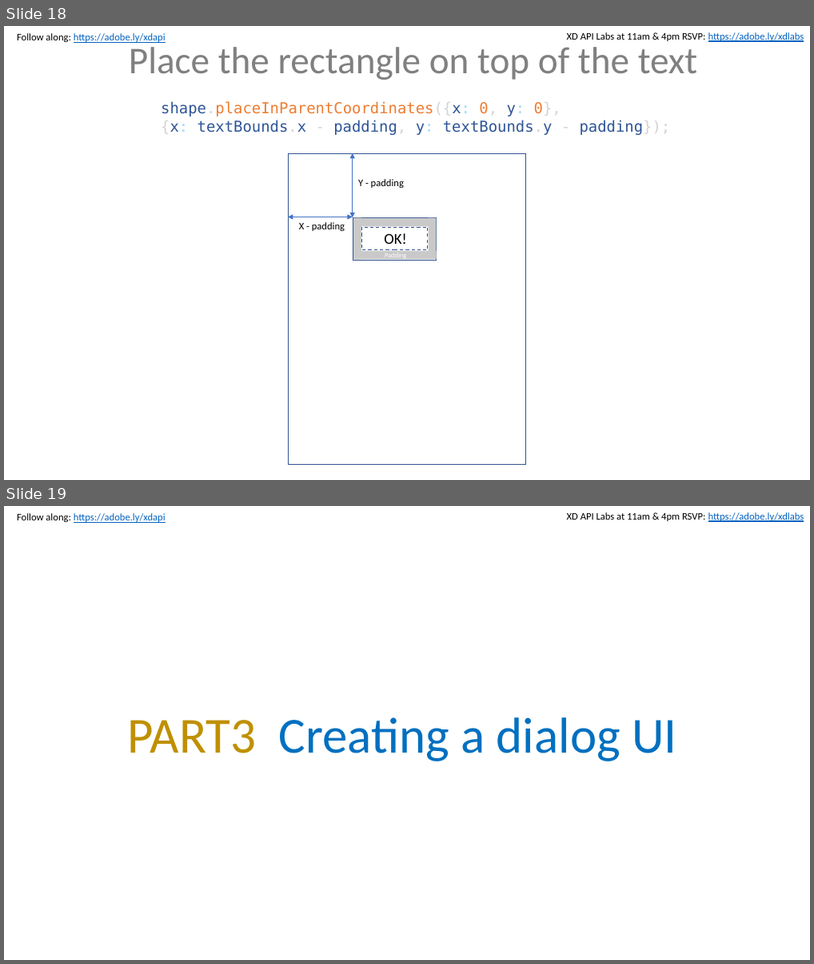
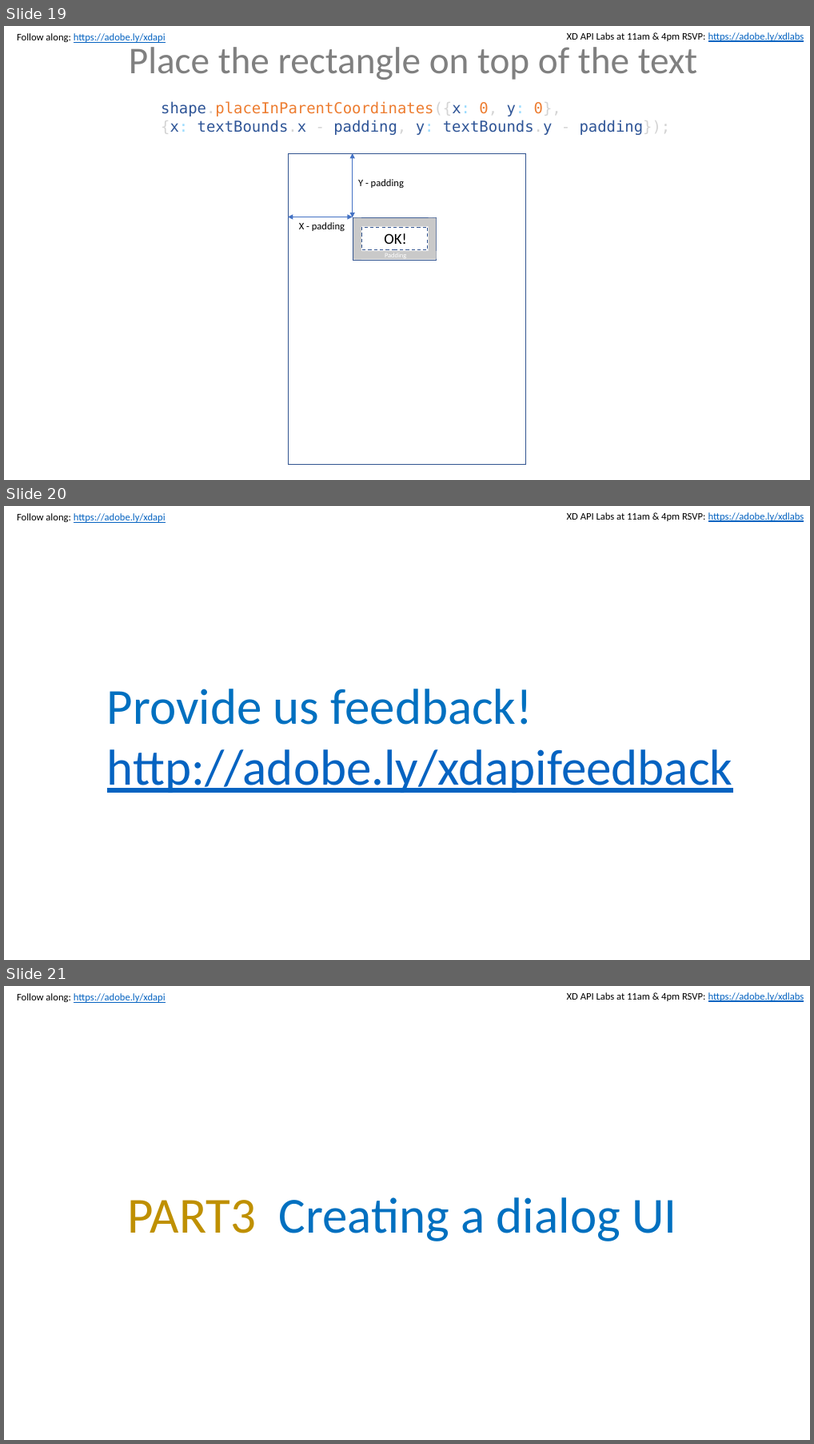
Before and after one commit to dkstevekwak/xd-plugin-labs, a slide deck: max-labs.pptx. Shown one above the other, each under a label of ours: slides 18 and 19 before the commit, slides 19, 20 and 21 after it. The pictures are 814x964 and 814x1444 pixels, drawn with LibreOffice and Linux fonts; fonts in the diff are those of the drawing. Boxes give left, top, right and bottom in pixels: in the first picture for what was removed or moved away, otherwise in the second. Text is boxed around its words. In the diff, an @@ line names an element or a change of style, - is before the commit and + after.

Commit message:
updated based on last set of feedback

```diff
--- a/max-labs.pptx
+++ b/max-labs.pptx
@@ slide 20 added at (x1=4, y1=506, x2=810, y2=960), background #FFFFFF; not listed: 2 template elements that a slide beside it also shows @@
@@ text added at (x1=107, y1=688, x2=733, y2=792), 60 pt, text #0563C1, underline @@
+Provide us feedback!
+http://adobe.ly/xdapifeedback
@@ what was slide 18 is now slide 19 @@
@@ what was slide 19 is now slide 21 @@
```
Also in this commit, not shown: 3 slides changed, 1 other slide added, 5 other files.
